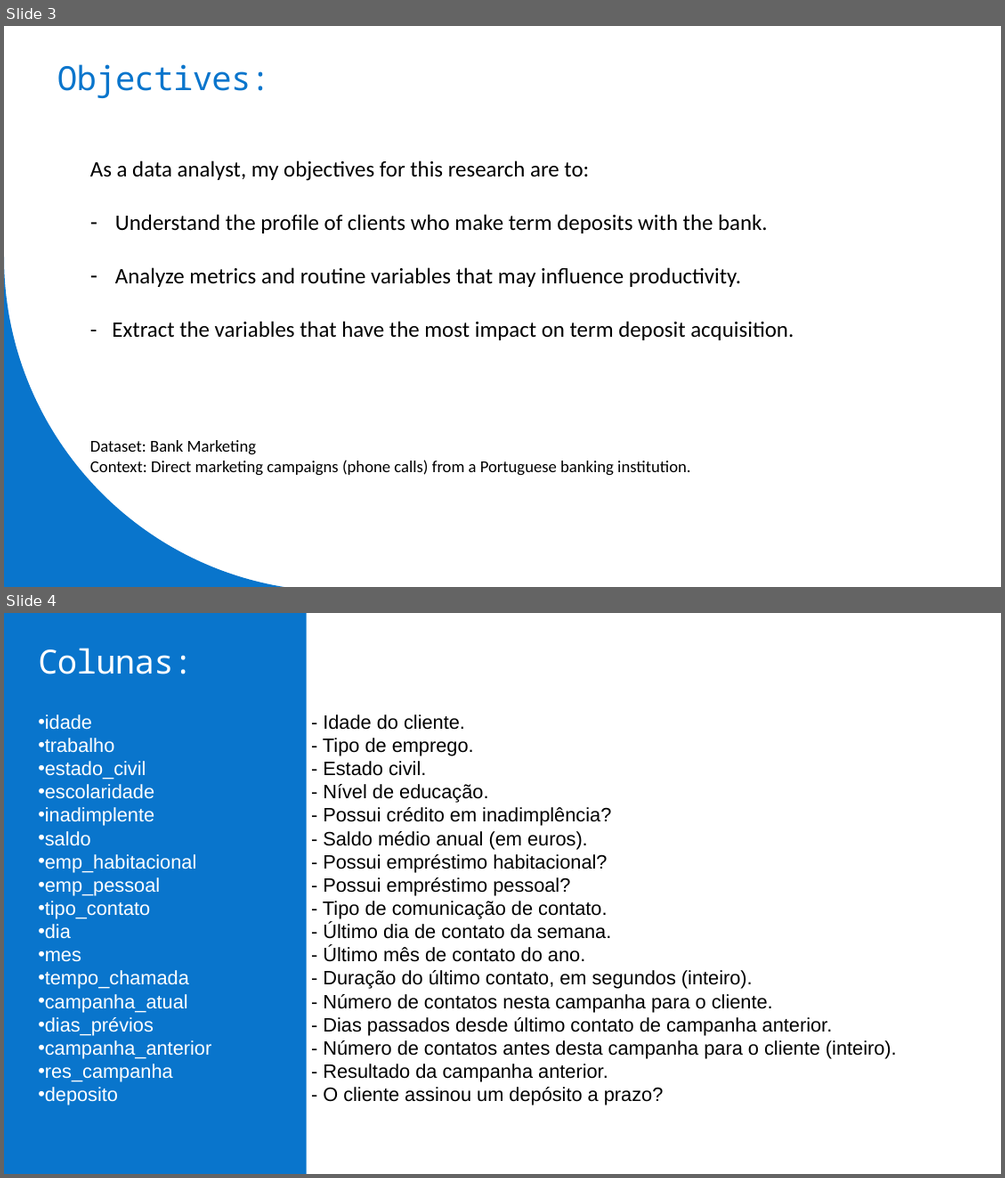
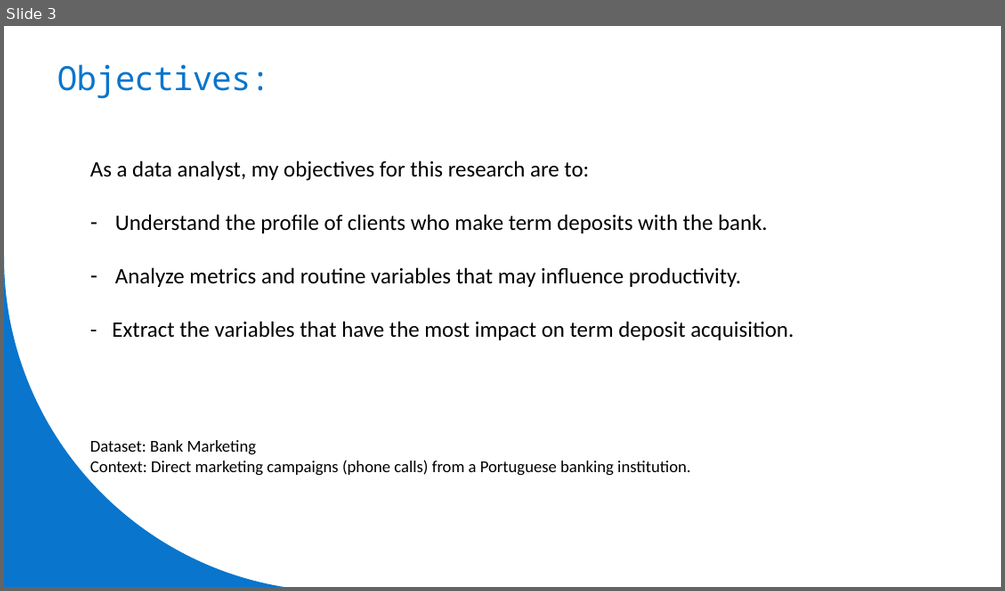
Before and after one commit to lippo1/bank-marketing-analysis, a slide deck: files en-us/presentation-en-us.pptx. Shown one above the other, each under a label of ours: slides 3 and 4 before the commit, slide 3 after it. The pictures are 1005x1178 and 1005x591 pixels, drawn with LibreOffice and Linux fonts; fonts in the diff are those of the drawing. Boxes give left, top, right and bottom in pixels: in the first picture for what was removed or moved away, otherwise in the second. Text is boxed around its words. In the diff, an @@ line names an element or a change of style, - is before the commit and + after.

```diff
--- a/files en-us/presentation-en-us.pptx
+++ b/files en-us/presentation-en-us.pptx
@@ slide 4 removed at bbox=[4, 613, 1001, 1174], background #FFFFFF @@
@@ freeform shape removed at bbox=[4, 613, 306, 1174] @@
@@ title removed at bbox=[38, 648, 193, 674] @@
-Colunas:
@@ text removed at bbox=[38, 714, 211, 1105] @@
-• idade
-• trabalho
-• estado_civil
-• escolaridade
-• inadimplente
-• saldo
-• emp_habitacional
-• emp_pessoal
-• tipo_contato
-• dia
-• mes
-• tempo_chamada
-• campanha_atual
-• dias_prévios
-• campanha_anterior
-• res_campanha
-• deposito
@@ text removed at bbox=[323, 714, 897, 1105] @@
-- Idade do cliente.
-- Tipo de emprego.
-- Estado civil.
-- Nível de educação.
-- Possui crédito em inadimplência?
-- Saldo médio anual (em euros).
-- Possui empréstimo habitacional?
-- Possui empréstimo pessoal?
-- Tipo de comunicação de contato.
-- Último dia de contato da semana.
-- Último mês de contato do ano.
-- Duração do último contato, em segundos (inteiro).
-- Número de contatos nesta campanha para o cliente.
-- Dias passados desde último contato de campanha anterior.
-- Número de contatos antes desta campanha para o cliente (inteiro).
-- Resultado da campanha anterior.
-- O cliente assinou um depósito a prazo?
```
Also in this commit, not shown: 3 slides changed, 6 slides added, 5 other slides removed.
